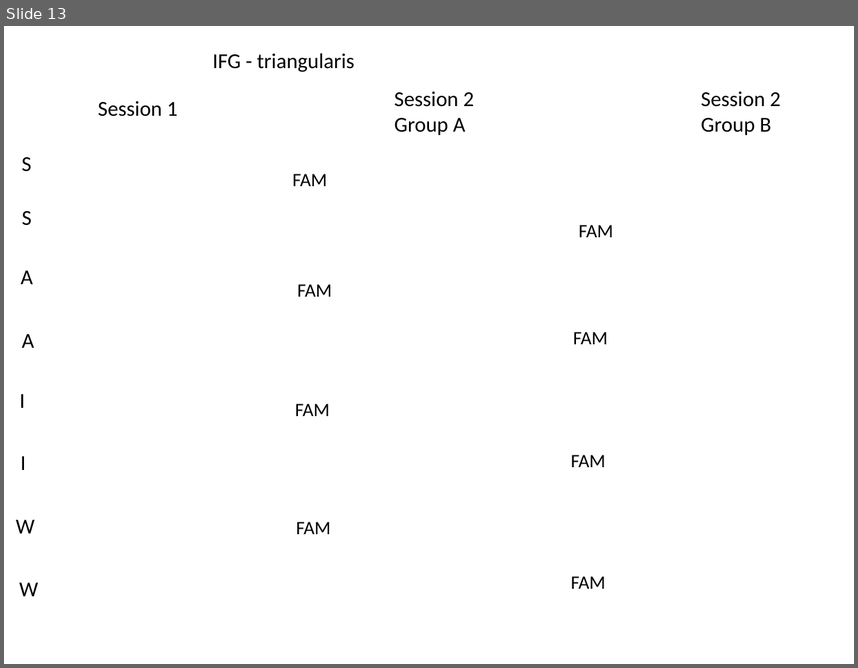
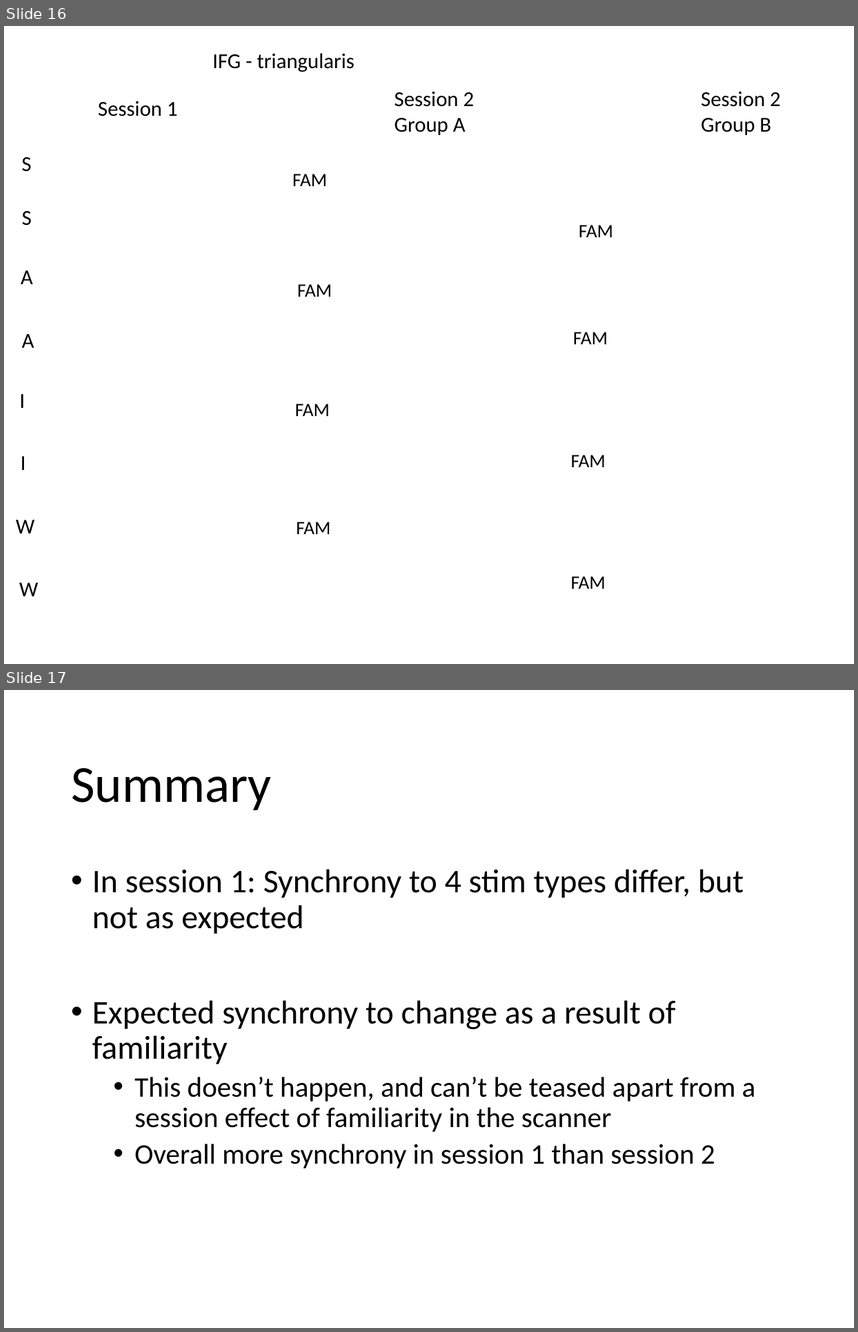
Before and after one commit to asternin/PhDProject, a slide deck: Meetings/2019.04.24-ISCSummary-JessAdrianBobbyMeeting.pptx. Shown one above the other, each under a label of ours: slide 13 before the commit, slides 16 and 17 after it. The pictures are 858x668 and 858x1332 pixels, drawn with LibreOffice and Linux fonts; fonts in the diff are those of the drawing; background and template pictures are left out. Boxes give left, top, right and bottom in pixels: in the first picture for what was removed or moved away, otherwise in the second. Text is boxed around its words. In the diff, an @@ line names an element or a change of style, - is before the commit and + after.

```diff
--- a/Meetings/2019.04.24-ISCSummary-JessAdrianBobbyMeeting.pptx
+++ b/Meetings/2019.04.24-ISCSummary-JessAdrianBobbyMeeting.pptx
@@ slide 17 added at [4, 690, 854, 1328], background #FFFFFF @@
@@ title added at [71, 768, 272, 810], 44 pt, text #000000 @@
+Summary
@@ text added at [92, 869, 756, 1168], 24 pt, text #000000 @@
+• In session 1: Synchrony to 4 stim types differ, but not as expected
+• Expected synchrony to change as a result of familiarity
+  • This doesn’t happen, and can’t be teased apart from a session effect of familiarity in the scanner
+  • Overall more synchrony in session 1 than session 2
@@ what was slide 13 is now slide 16 @@
```
Also in this commit, not shown: 6 slides changed, 4 other slides added, 2 slides removed, 2 other files.
